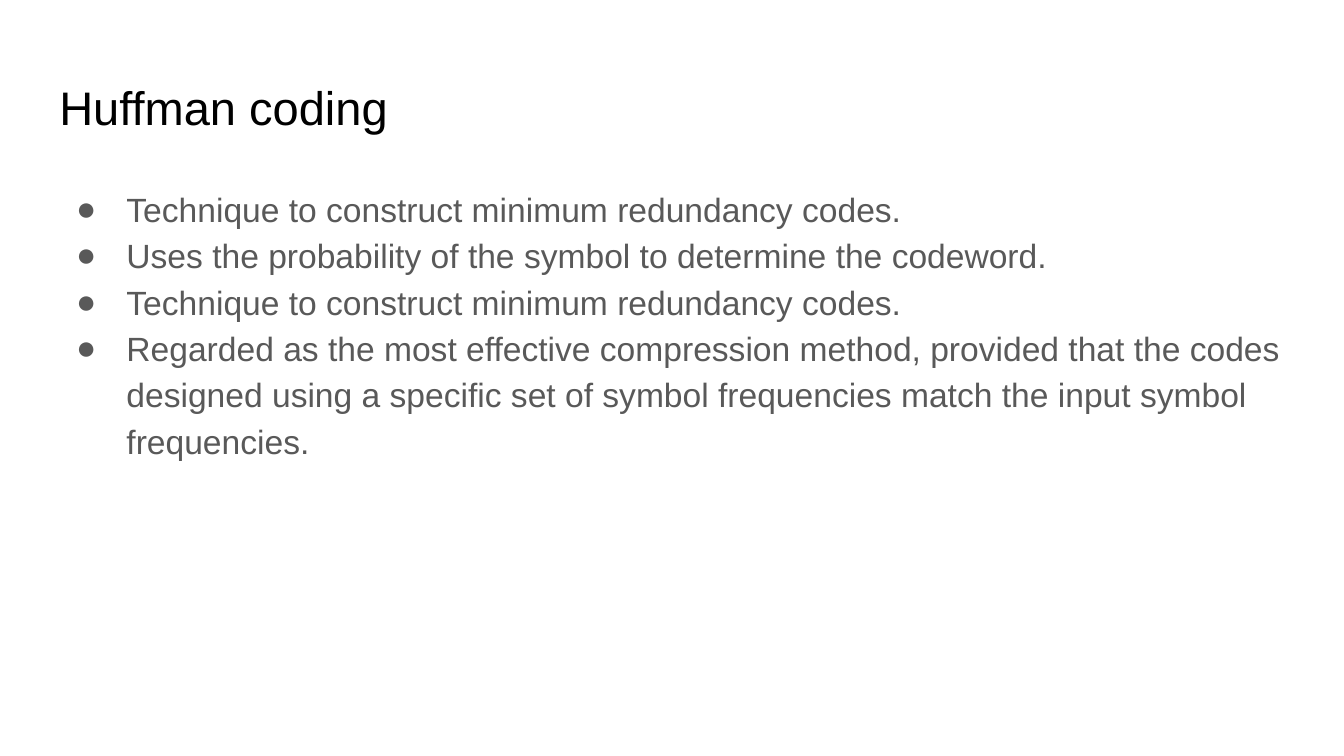
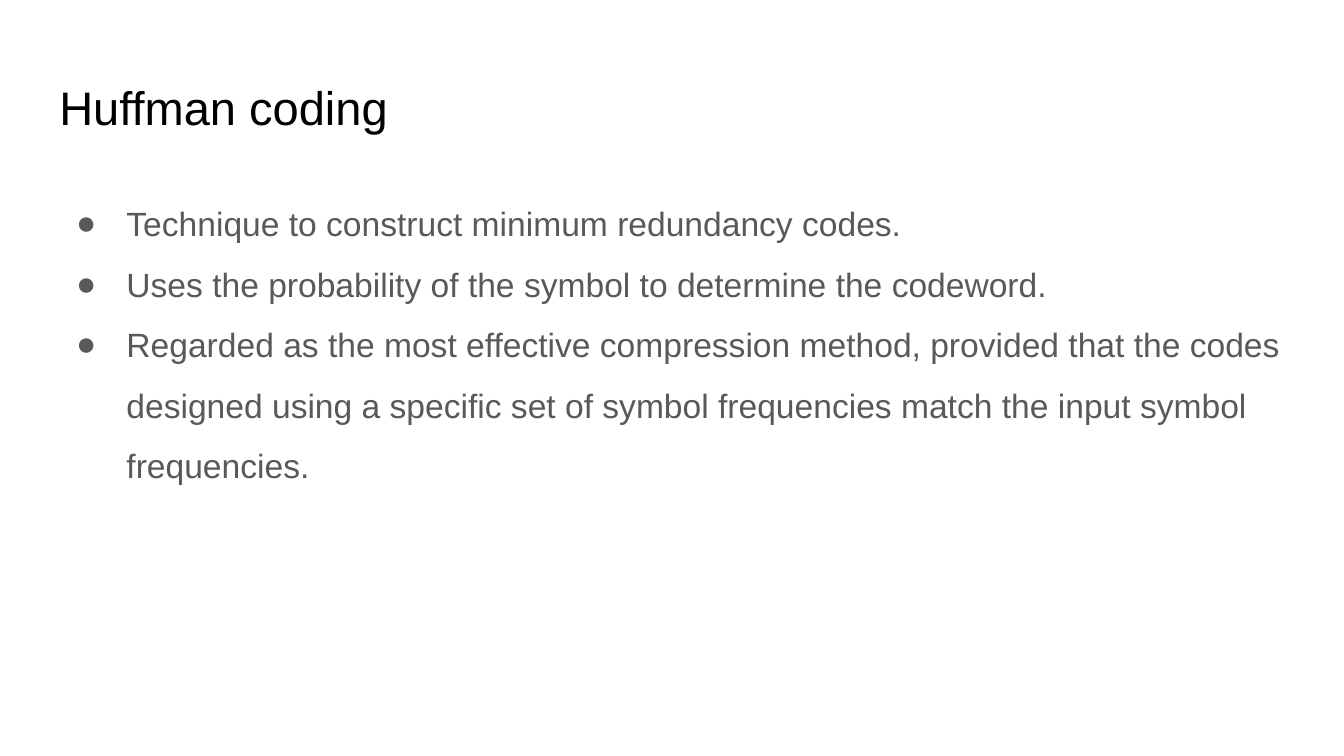
Before and after one commit to xserra/audio-coding-materials, a slide deck: slide 23 of lectures/2. Quantization and _entropy coding.pptx. Drawn at 1344x756 pixels with LibreOffice and Linux fonts; fonts in the diff are those of the drawing. Boxes give left, top, right and bottom in pixels: in the first picture for what was removed or moved away, otherwise in the second. Text is boxed around its words. In the diff, an @@ line names an element or a change of style, - is before the commit and + after.

Commit message:
small typo

```diff
--- a/lectures/2. Quantization and _entropy coding.pptx
+++ b/lectures/2. Quantization and _entropy coding.pptx
@@ text "Technique to construct minimum redundancy ..." at (126, 211, 1280, 484): line spacing 1.15 to 1.5 @@
@@ text at (126, 290, 901, 321): paragraph removed @@
-● Technique to construct minimum redundancy codes.
```
Also in this commit, not shown: 3 other slides changed.
